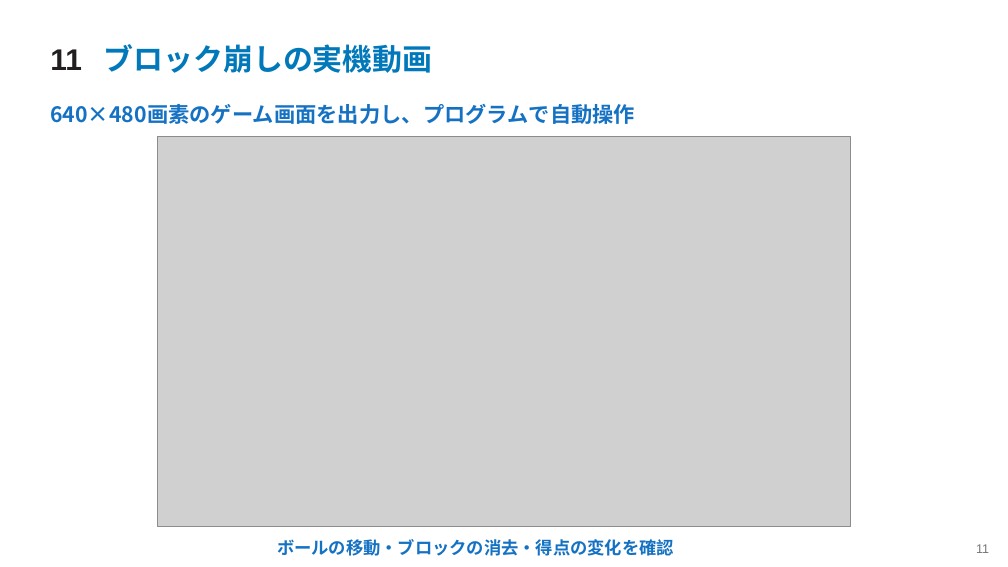
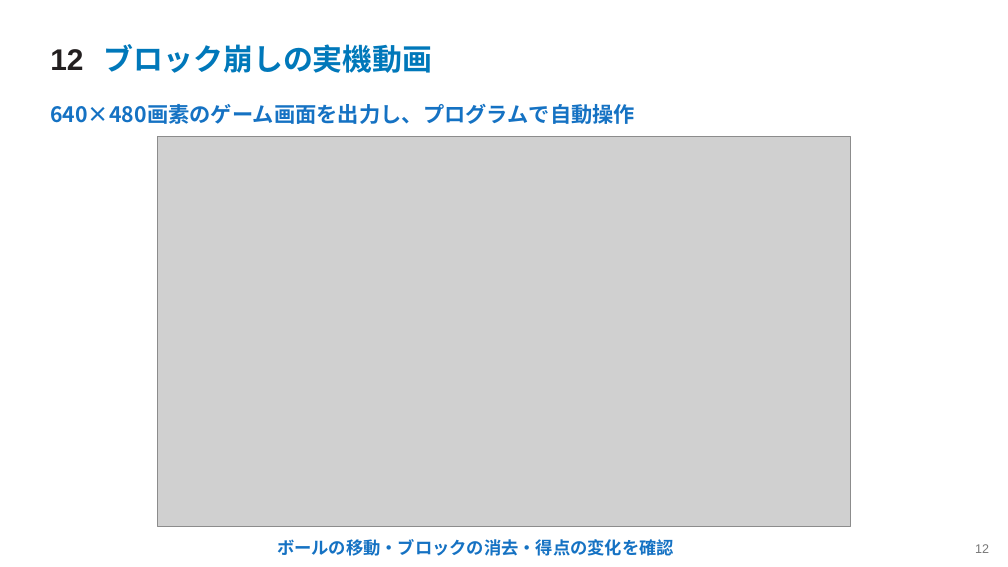
Before and after one commit to SoshiroFujimori/wally-game-console-research, a slide deck: slide 12 of docs/presentation/中間発表_主要事項.pptx (slide 11 before the commit). Drawn at 1008x567 pixels with LibreOffice and Linux fonts; fonts in the diff are those of the drawing; grey boxes stand for pictures. Boxes give left, top, right and bottom in pixels: in the first picture for what was removed or moved away, otherwise in the second. Text is boxed around its words. In the diff, an @@ line names an element or a change of style, - is before the commit and + after.

```diff
--- a/docs/presentation/中間発表_主要事項.pptx
+++ b/docs/presentation/中間発表_主要事項.pptx
@@ text at (x1=50, y1=49, x2=83, y2=70): text changed @@
-11
+12
@@ text at (x1=975, y1=544, x2=989, y2=553): text changed @@
-11
+12
```
Also in this commit, not shown: 22 other slides changed, 1 slide added, 36 other files.
